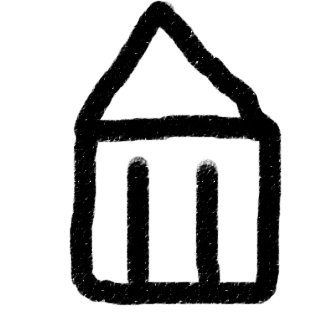
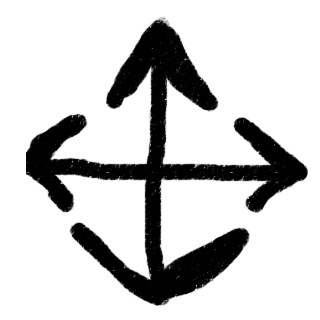
Before/after of a (320, 320) layered artwork. What changed in the layer stack:
added layer "Calque 12" above "1280px-Pointing_hand_cursor_vector.svg" over 26, 16, 309, 307
hid "Calque 1" over 69, 0, 282, 306
hid "Arrière-plan" over 26, 0, 309, 307
